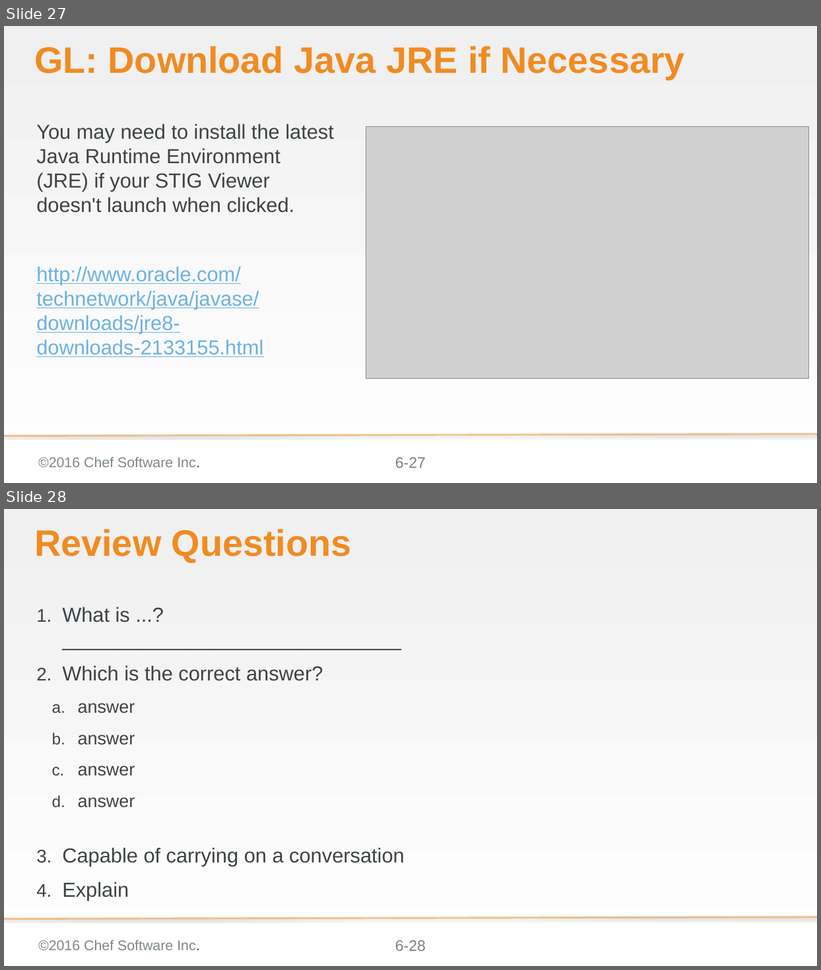
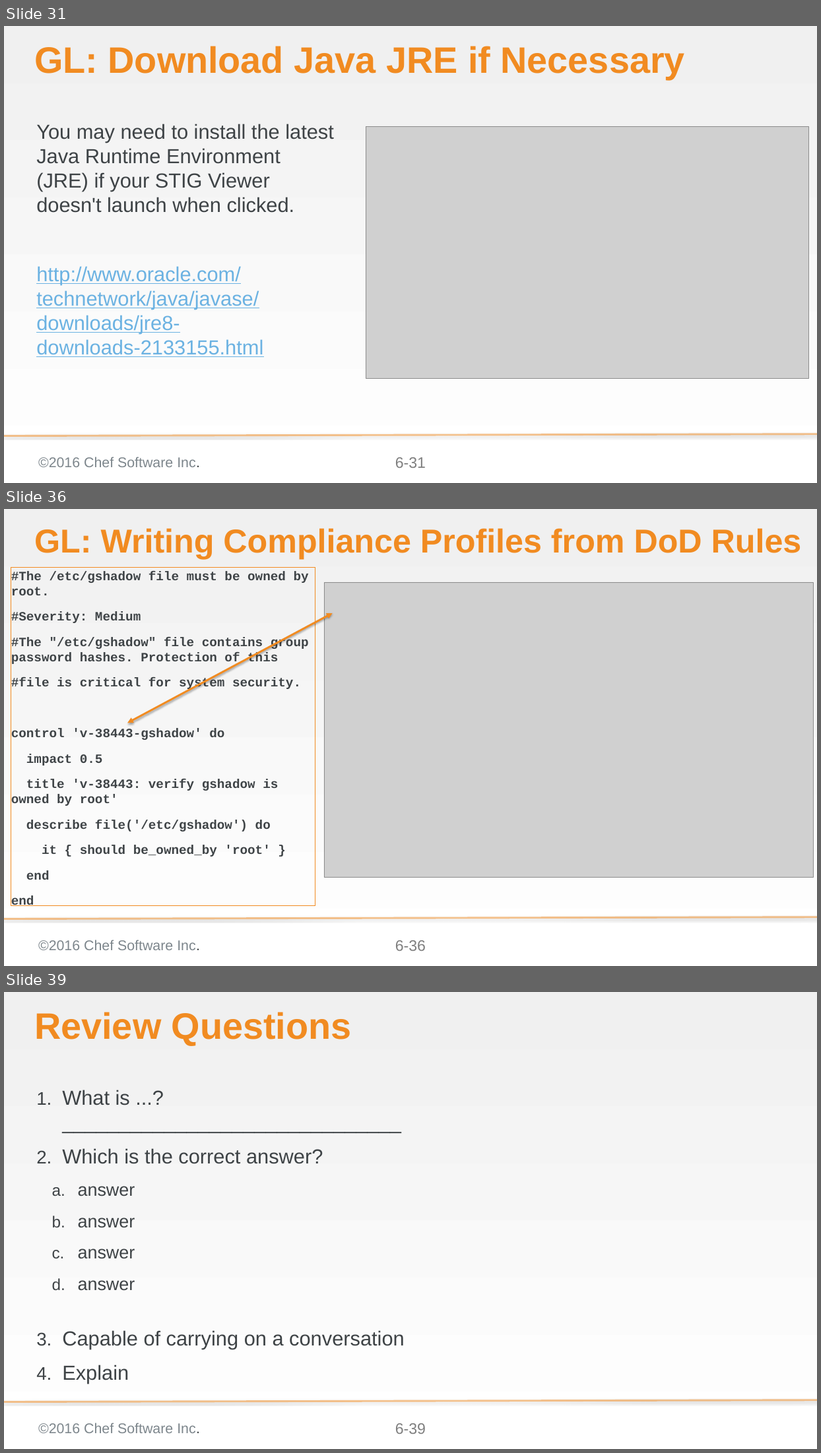
Before and after one commit to bchamby/chef-compliance-installation-configuration-operation, a slide deck: 06-compliance-frameworks-inspec.pptx. Shown one above the other, each under a label of ours: slides 27 and 28 before the commit, slides 31, 36 and 39 after it; the slides between them are not shown. The pictures are 821x970 and 821x1453 pixels, drawn with LibreOffice and Linux fonts; fonts in the diff are those of the drawing; grey boxes stand for pictures; background and template pictures are left out. Boxes give left, top, right and bottom in pixels: in the first picture for what was removed or moved away, otherwise in the second. Text is boxed around its words. In the diff, an @@ line names an element or a change of style, - is before the commit and + after.

Commit message:
06-compliance-frameworks-inspec Finished CIS group lab and wrote DoD group lab

```diff
--- a/06-compliance-frameworks-inspec.pptx
+++ b/06-compliance-frameworks-inspec.pptx
@@ slide 36 added at bbox=[4, 509, 817, 966], background gradient #F0F0F0 to #FFFFFF; not listed: 3 template elements that a slide beside it also shows @@
@@ title added at bbox=[34, 528, 802, 559], 52.2 pt, text #F18B21, bold @@
+GL: Writing Compliance Profiles from DoD Rules
@@ text added at bbox=[11, 568, 315, 906], outline #F18B21 0.75 pt, 20 pt, text #3E4346, bold @@
+#The /etc/gshadow file must be owned by root.
+#Severity: Medium
+#The "/etc/gshadow" file contains group password hashes. Protection of this
+#file is critical for system security.
+control 'v-38443-gshadow' do
+impact 0.5
+title 'v-38443: verify gshadow is owned by root'
+describe file('/etc/gshadow') do
+it { should be_owned_by 'root' }
+end
+end
@@ picture added at bbox=[324, 582, 813, 877] @@
@@ double arrow added from (333, 613) to (127, 723), #F18B21 3 pt @@
@@ what was slide 27 is now slide 31 @@
@@ page number at bbox=[395, 458, 426, 468]: text changed @@
-6-27
+6-31
@@ what was slide 28 is now slide 39 @@
@@ page number at bbox=[395, 1424, 426, 1434]: text changed @@
-6-28
+6-39
```
Also in this commit, not shown: 10 slides changed, 12 other slides added, 1 slide removed.
